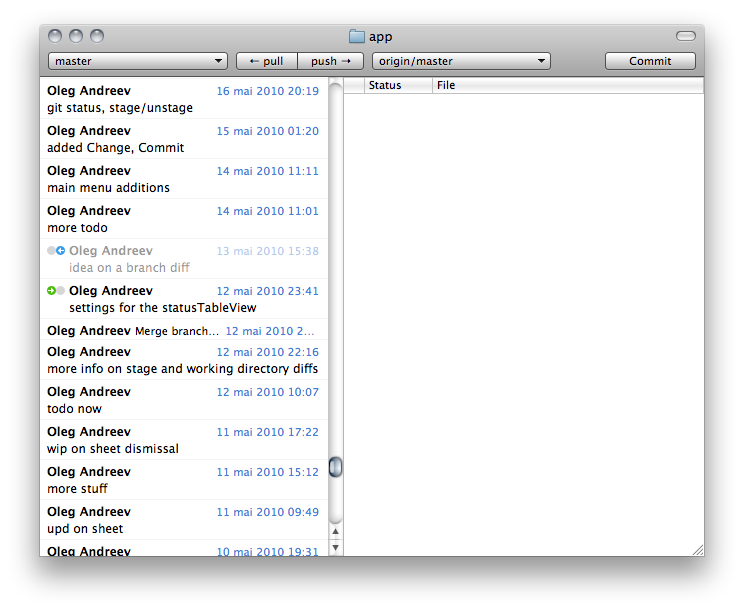
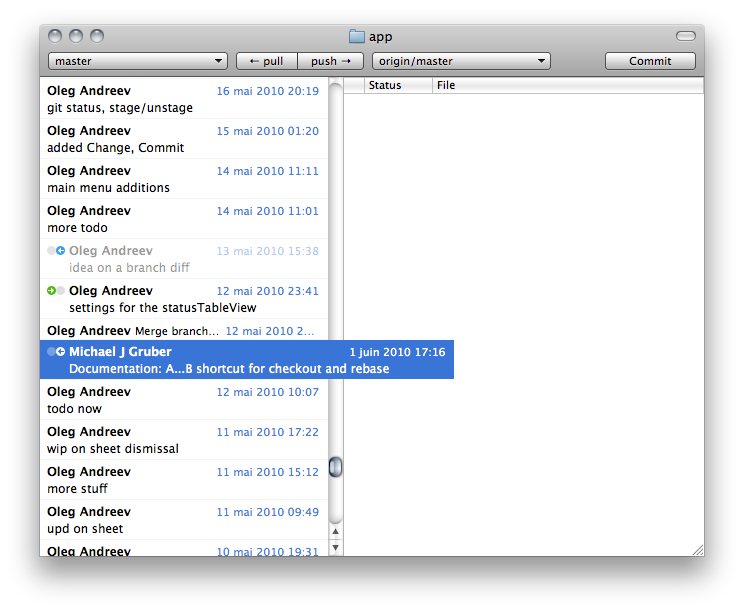
Comparing the layer stacks of the two 744 x 611 images. Changes:
added group "marker blue highlighted" with 4 layers above "marker blue" over [47, 347, 65, 356]
added layer "left copy 2" in group "marker blue highlighted" over [56, 347, 65, 356]
added layer "right copy 2" (30%) in group "marker blue highlighted" over [47, 347, 56, 356]
painted on "right copy" over [47, 246, 56, 255]
painted on "right" over [56, 286, 65, 295]
added layer "Layer 1" above "Layer 0" over [40, 340, 454, 379]
